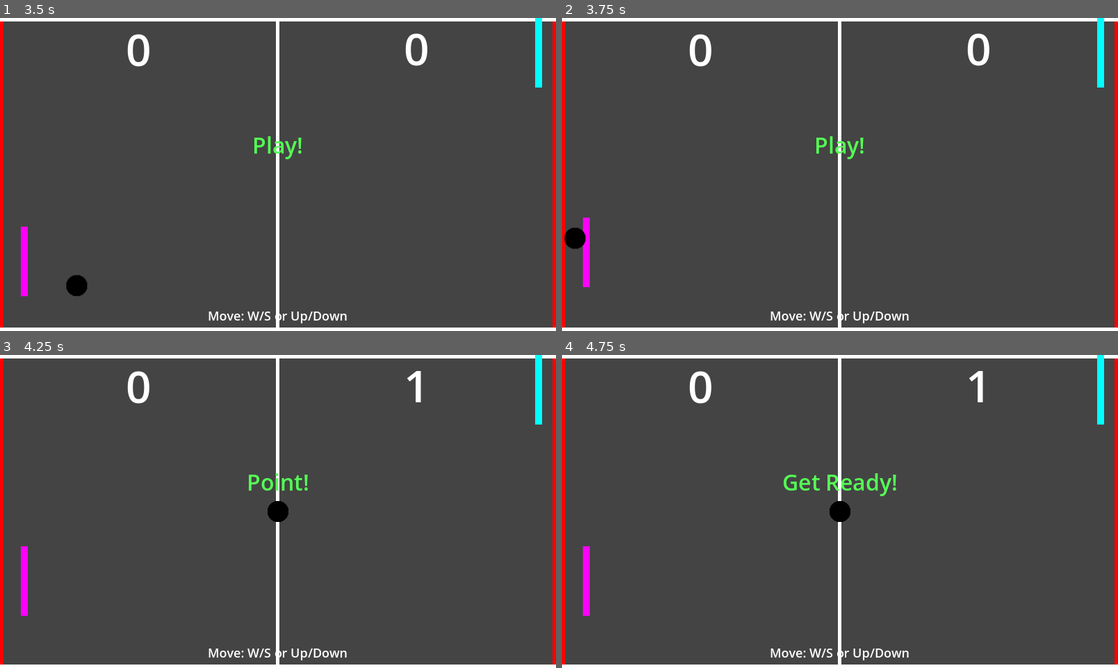
Above: before the commit, frames 1-4 (two rows, left to right).
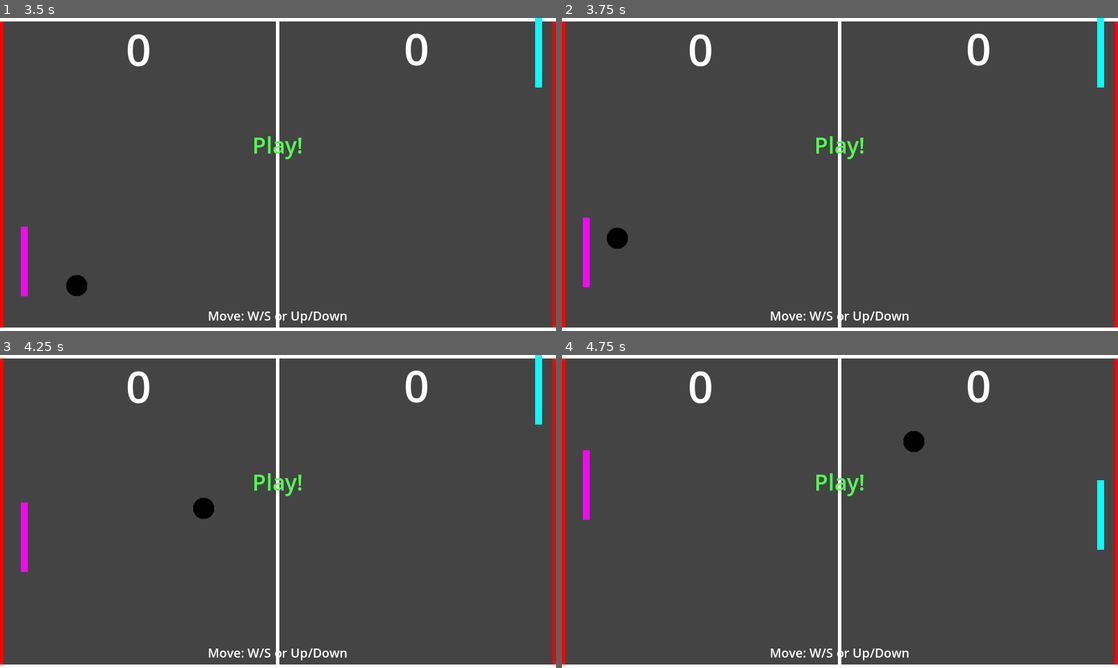
Above: after the commit, the same moments.

Repository: ittokunvim/example-godot
Game: Godot game, scene res://mainmenu.tscn
Two runs of this game, one before a commit and one after it. Both use one fixed random seed, a clock stepped at 60 frames per second and the inputs below.
Inputs:
- Up to frame 1 (3.5 s): click "Start" at 0.5 s; hold Up (player_move_up) 1.28-2.03 s; tap Enter at 2 s; hold Down (player_move_down) 2.03-2.78 s; hold Up (player_move_up) from 2.78 s (still down)
- Up to frame 2 (3.75 s): keep holding Up (player_move_up)
- Up to frame 3 (4.25 s): keep holding Up (player_move_up)
- Up to frame 4 (4.75 s): release Up (player_move_up) at 4.28 s; hold Down (player_move_down) from 4.28 s (still down)

Frame 1 is identical in both runs. In frame 2, 0.4% of the frame differs, in the area x 0-12%, y 67-74%; in frame 3, 1.4%; in frame 4, 2.3%, in the area x 3-98%, y 0-84%.

Commit message:
Fix paddle reflection direction
Co-authored-by: Copilot App <223556219+Copilot@users.noreply.github.com>

Diff:
--- a/pong/ball.gd
+++ b/pong/ball.gd
@@ -45,7 +45,8 @@
 		-1.0,
 		1.0
 	)
-	var horizontal_direction := 1.0 if paddle.name == "Player" else -1.0
+	# プレイヤーは右側なので左へ、敵は左側なので右へ打ち返す。
+	var horizontal_direction := -1.0 if paddle.name == "Player" else 1.0
 	# 中心に当たると水平に、端に当たるほど強く上下へ跳ね返す。
 	_direction = Vector2(horizontal_direction, hit_position * REFLECTION_ANGLE_FACTOR).normalized()
 	_speed = minf(_speed * 1.04, MAX_SPEED)
